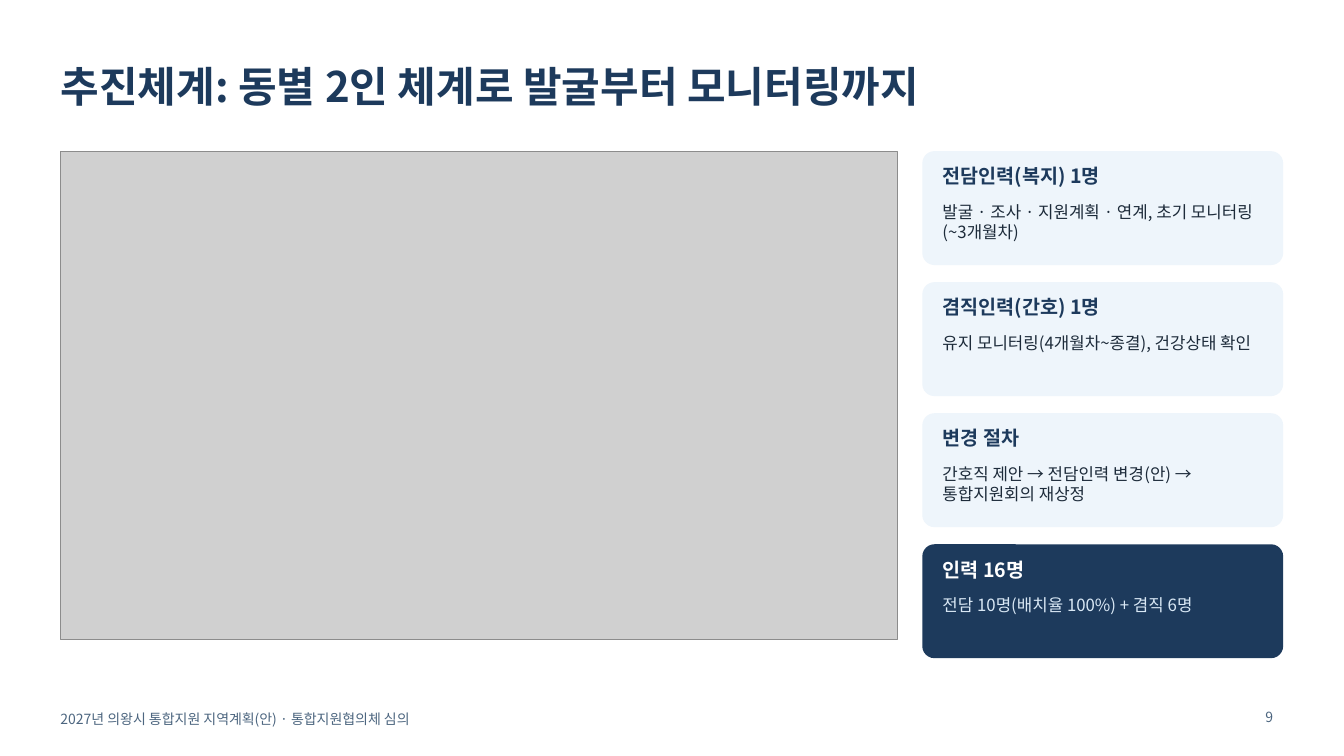
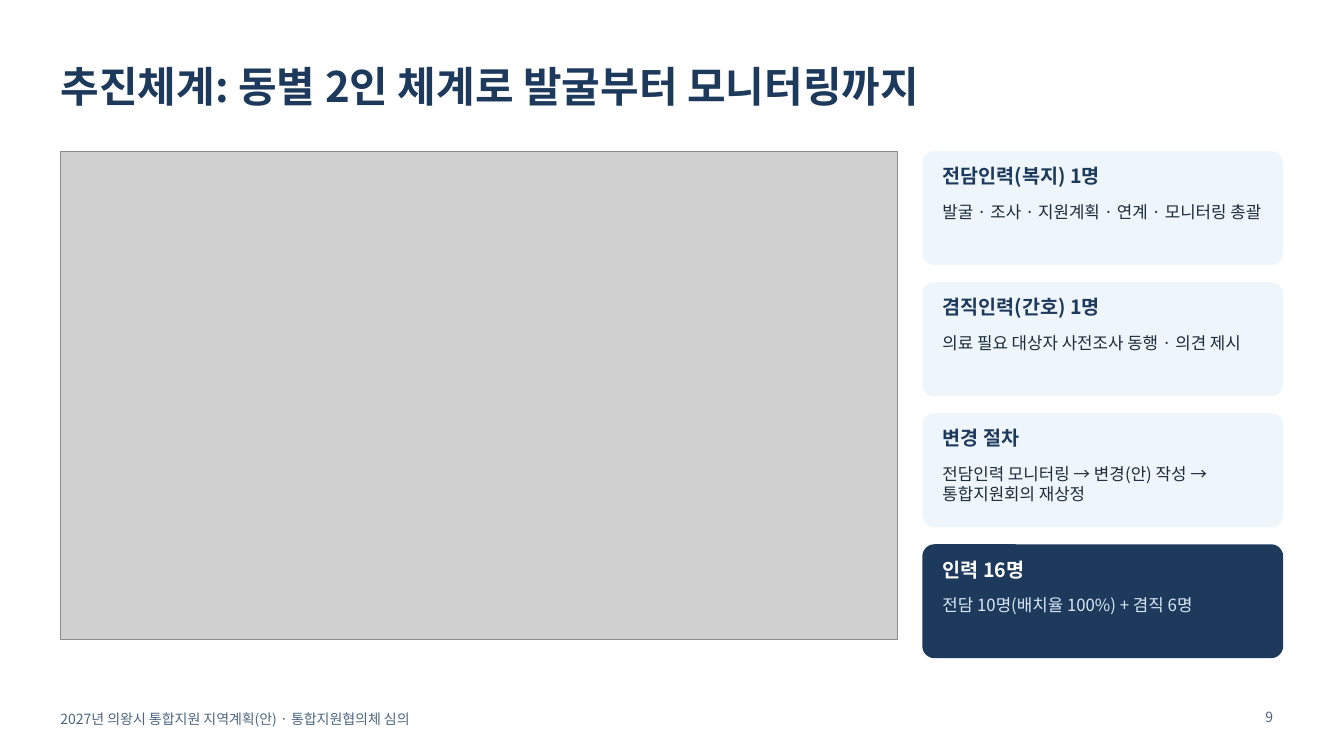
Before and after one commit to skys0430-creator/ssosso0430, a slide deck: slide 9 of docs/uiwang-2027-plan/files/2027_지역계획_협의체심의_발표자료.pptx. Drawn at 1344x756 pixels with LibreOffice and Linux fonts; fonts in the diff are those of the drawing; grey boxes stand for pictures. Boxes give left, top, right and bottom in pixels: in the first picture for what was removed or moved away, otherwise in the second. Text is boxed around its words. In the diff, an @@ line names an element or a change of style, - is before the commit and + after.

```diff
--- a/docs/uiwang-2027-plan/files/2027_지역계획_협의체심의_발표자료.pptx
+++ b/docs/uiwang-2027-plan/files/2027_지역계획_협의체심의_발표자료.pptx
@@ text at (942, 204, 1261, 220): text changed @@
-발굴 · 조사 · 지원계획 · 연계, 초기 모니터링(~3개월차)
+발굴 · 조사 · 지원계획 · 연계 · 모니터링 총괄
@@ text at (942, 335, 1241, 351): text changed @@
-유지 모니터링(4개월차~종결), 건강상태 확인
+의료 필요 대상자 사전조사 동행 · 의견 제시
@@ text at (942, 466, 1187, 502): text changed @@
-간호직 제안 → 전담인력 변경(안) → 통합지원회의 재상정
+전담인력 모니터링 → 변경(안) 작성 → 통합지원회의 재상정
```
Also in this commit, not shown: 1 other slide changed, 8 other files.
